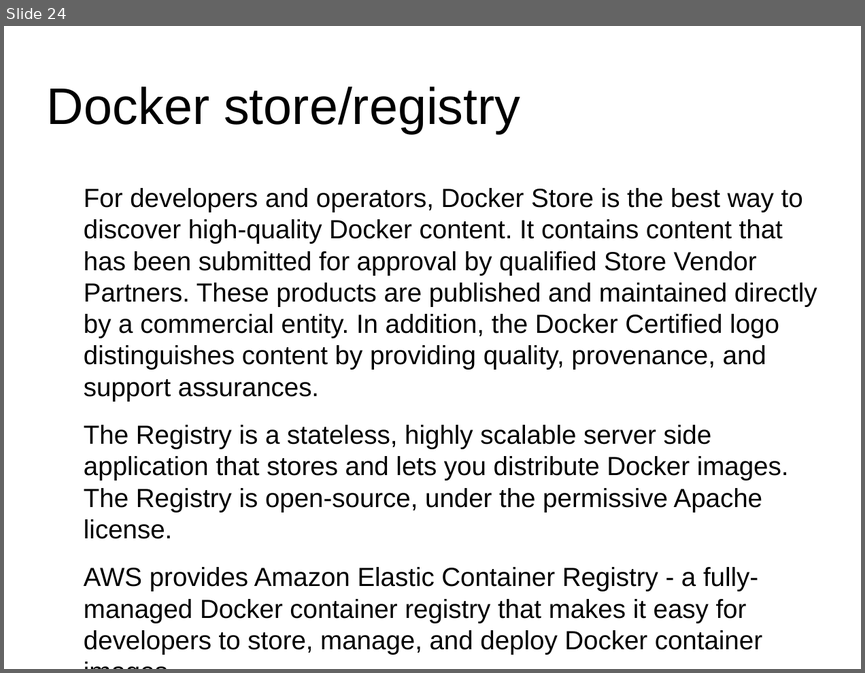
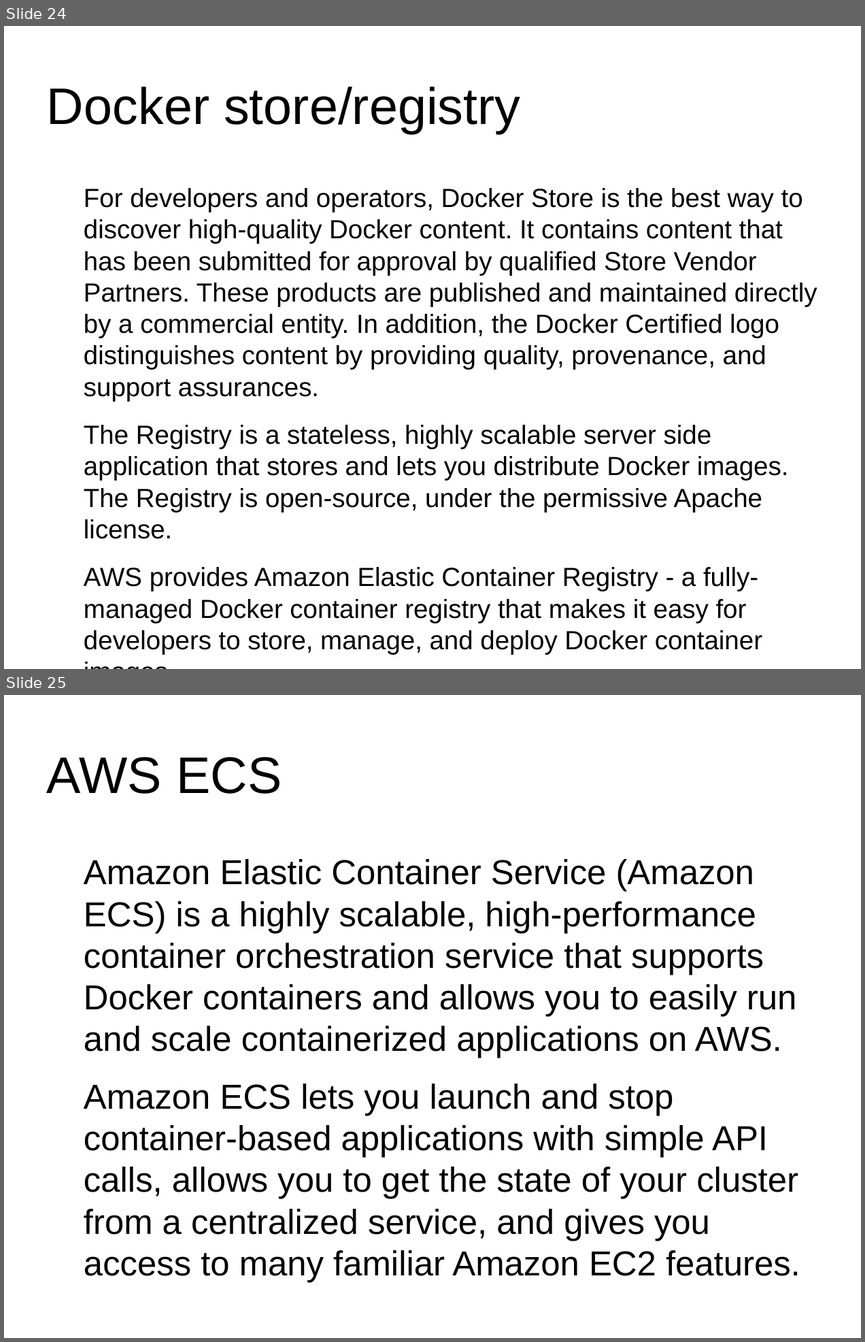
Before and after one commit to meshuga/docker-training, a slide deck: workshop.odp. Shown one above the other, each under a label of ours: slide 24 before the commit, slides 24 and 25 after it. The pictures are 865x673 and 865x1342 pixels, drawn with LibreOffice and Linux fonts; fonts in the diff are those of the drawing; background and template pictures are left out. Boxes give left, top, right and bottom in pixels: in the first picture for what was removed or moved away, otherwise in the second. Text is boxed around its words. In the diff, an @@ line names an element or a change of style, - is before the commit and + after.

```diff
--- a/workshop.odp
+++ b/workshop.odp
@@ slide 25 added at bbox=[4, 695, 861, 1338], background #FFFFFF @@
@@ title added at bbox=[47, 757, 281, 794], 47.6 pt, text #000000 @@
+AWS ECS
@@ text added at bbox=[84, 859, 800, 1282], 32.1 pt, text #000000 @@
+Amazon Elastic Container Service (Amazon ECS) is a highly scalable, high-performance container orchestration service that supports Docker containers and allows you to easily run and scale containerized applications on AWS.
+Amazon ECS lets you launch and stop container-based applications with simple API calls, allows you to get the state of your cluster from a centralized service, and gives you access to many familiar Amazon EC2 features.
```
Also in this commit, not shown: 5 slides changed, 1 other slide added, 1 slide removed, 2 other files.
